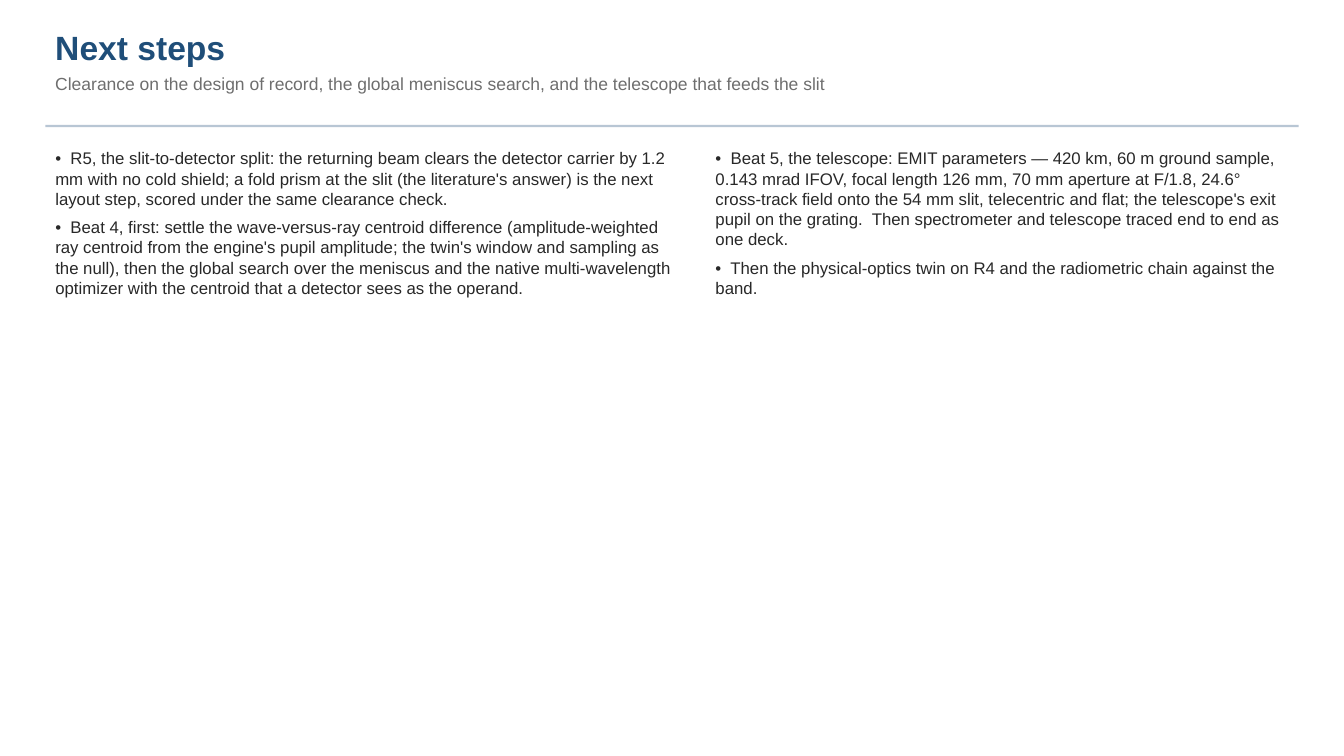
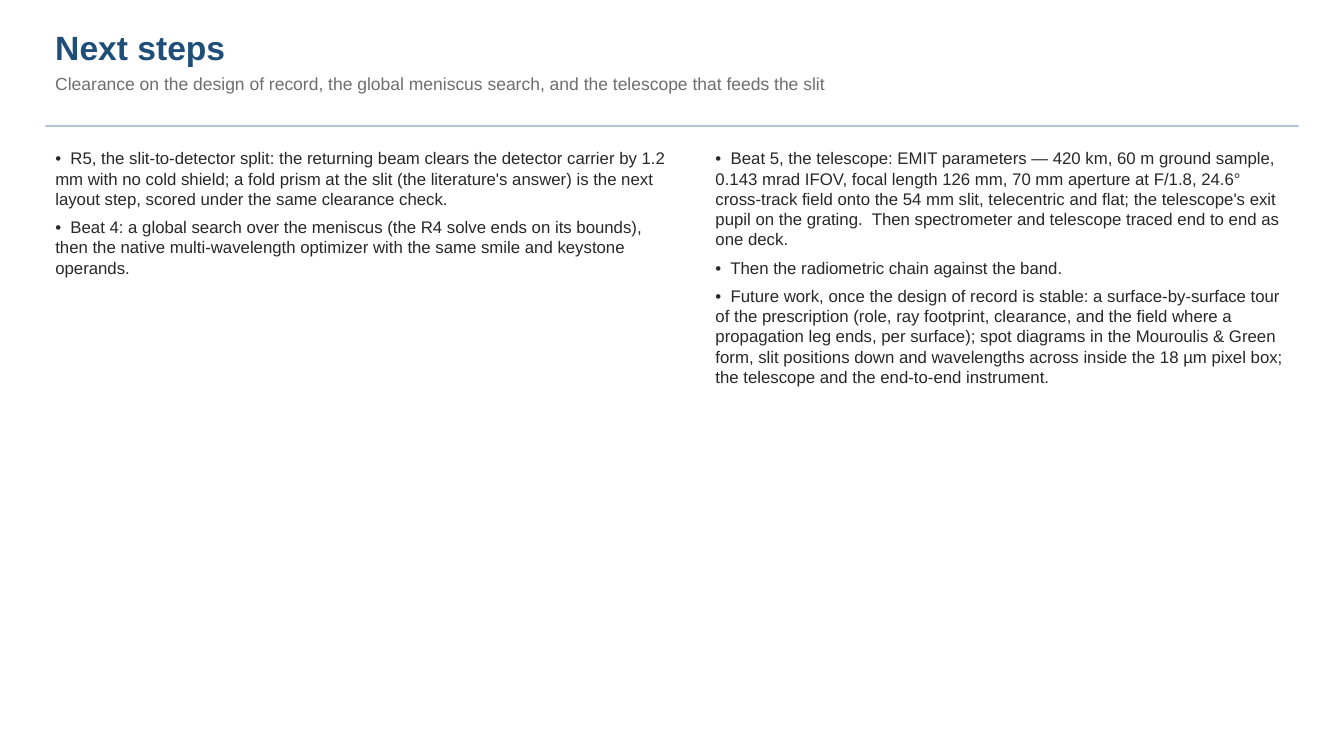
Before and after one commit to nasa-jpl/macos, a slide deck: slide 20 of demo_session/deck_dyson_baseline.pptx (slide 18 before the commit). Drawn at 1344x756 pixels with LibreOffice and Linux fonts; fonts in the diff are those of the drawing. Boxes give left, top, right and bottom in pixels: in the first picture for what was removed or moved away, otherwise in the second. Text is boxed around its words. In the diff, an @@ line names an element or a change of style, - is before the commit and + after.

```diff
--- a/demo_session/deck_dyson_baseline.pptx
+++ b/demo_session/deck_dyson_baseline.pptx
@@ text at bbox=[55, 221, 641, 278]: text changed @@
-• Beat 4, first: settle the wave-versus-ray centroid difference (amplitude-weighted ray centroid from the engine's pupil amplitude; the twin's window and sampling as the null), then the global search over the meniscus and the native multi-wavelength optimizer with the centroid that a detector sees as the operand.
+• Beat 4: a global search over the meniscus (the R4 solve ends on its bounds), then the native multi-wavelength optimizer with the same smile and keystone operands.
@@ text at bbox=[715, 262, 1283, 387]: text changed @@
-• Then the physical-optics twin on R4 and the radiometric chain against the band.
+• Then the radiometric chain against the band.
+• Future work, once the design of record is stable: a surface-by-surface tour of the prescription (role, ray footprint, clearance, and the field where a propagation leg ends, per surface); spot diagrams in the Mouroulis & Green form, slit positions down and wavelengths across inside the 18 µm pixel box; the telescope and the end-to-end instrument.
```
Also in this commit, not shown: 7 other slides changed, 4 slides added, 1 slide removed, 1 other file.
